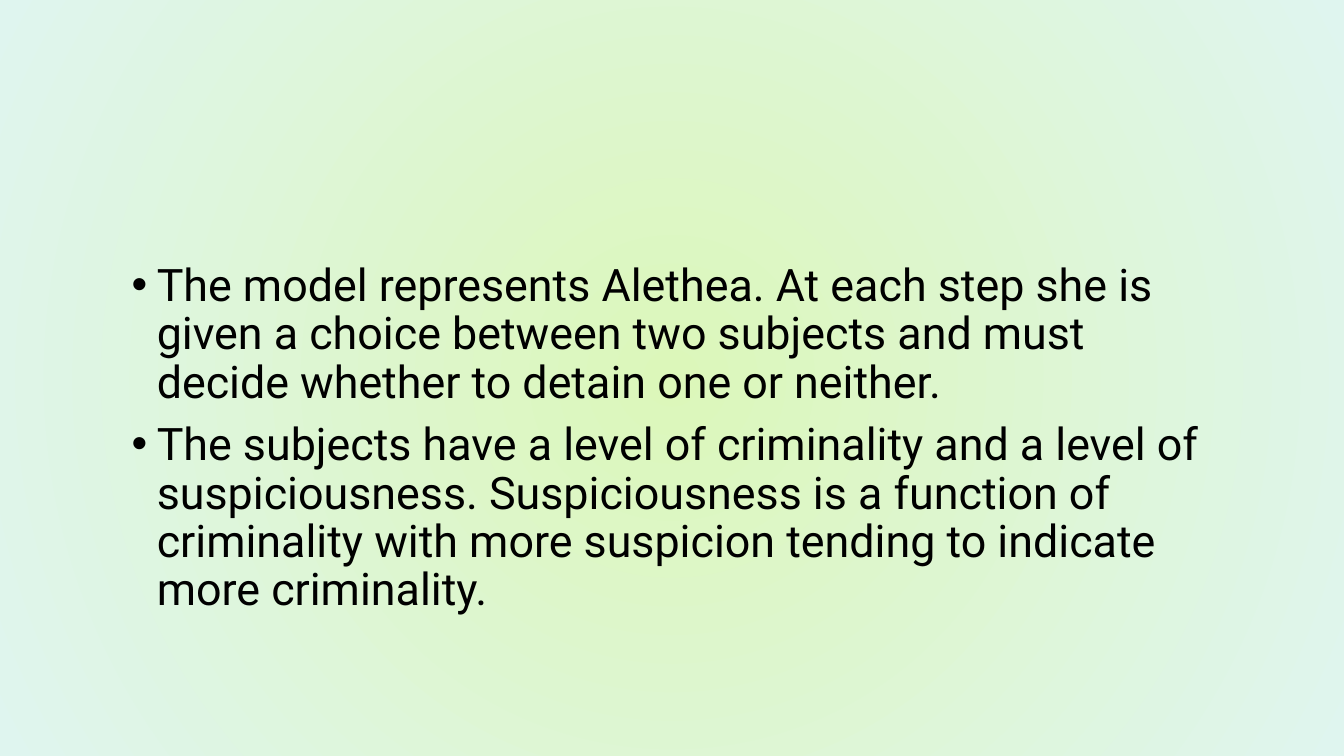
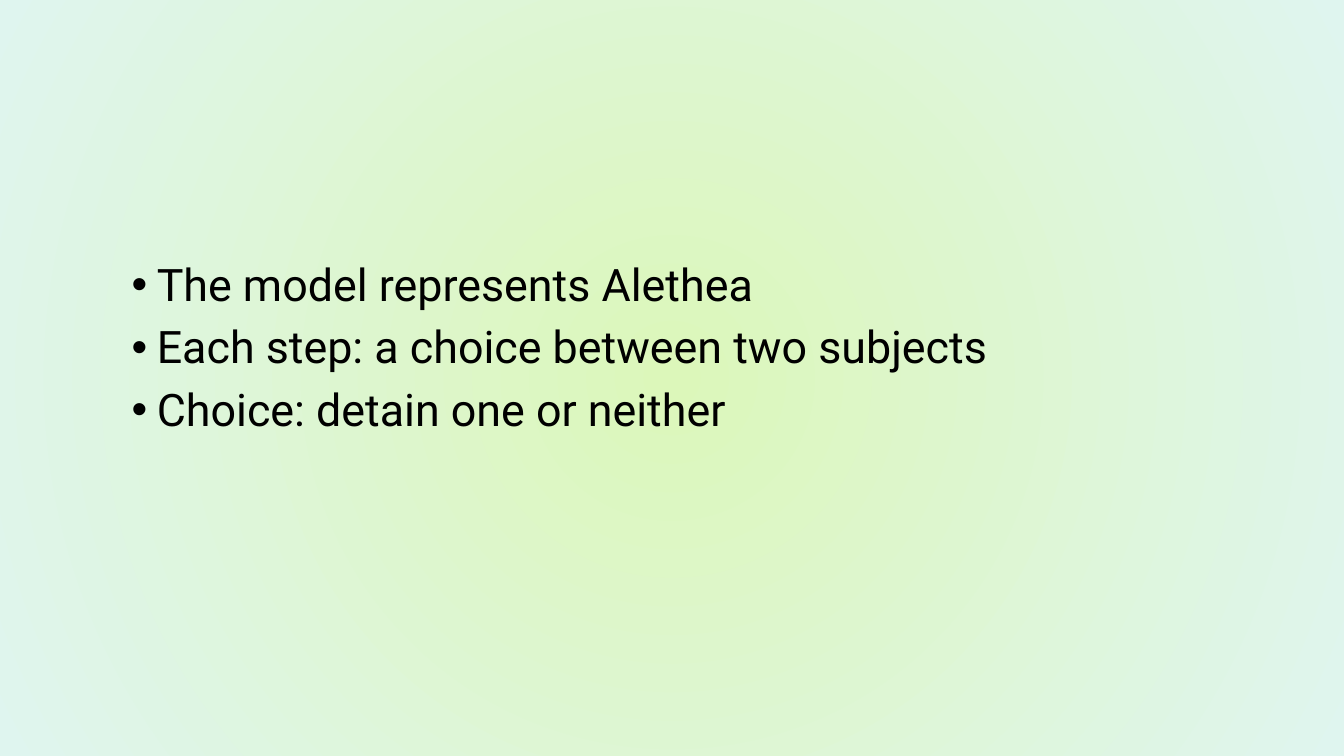
Before and after one commit to Kgatliffe/Alethea, a slide deck: slide 4 of Alethea11June2019.pptx (slide 3 before the commit). Drawn at 1344x756 pixels with LibreOffice and Linux fonts; fonts in the diff are those of the drawing; background and template pictures are left out. Boxes give left, top, right and bottom in pixels: in the first picture for what was removed or moved away, otherwise in the second. Text is boxed around its words. In the diff, an @@ line names an element or a change of style, - is before the commit and + after.

```diff
--- a/Alethea11June2019.pptx
+++ b/Alethea11June2019.pptx
@@ text at (157, 267, 987, 427): text changed @@
-• The model represents Alethea. At each step she is given a choice between two subjects and must decide whether to detain one or neither.
-• The subjects have a level of criminality and a level of suspiciousness. Suspiciousness is a function of criminality with more suspicion tending to indicate more criminality.
+• The model represents Alethea
+• Each step: a choice between two subjects
+• Choice: detain one or neither
```
Also in this commit, not shown: 5 other slides changed, 2 slides added, 35 other files.
